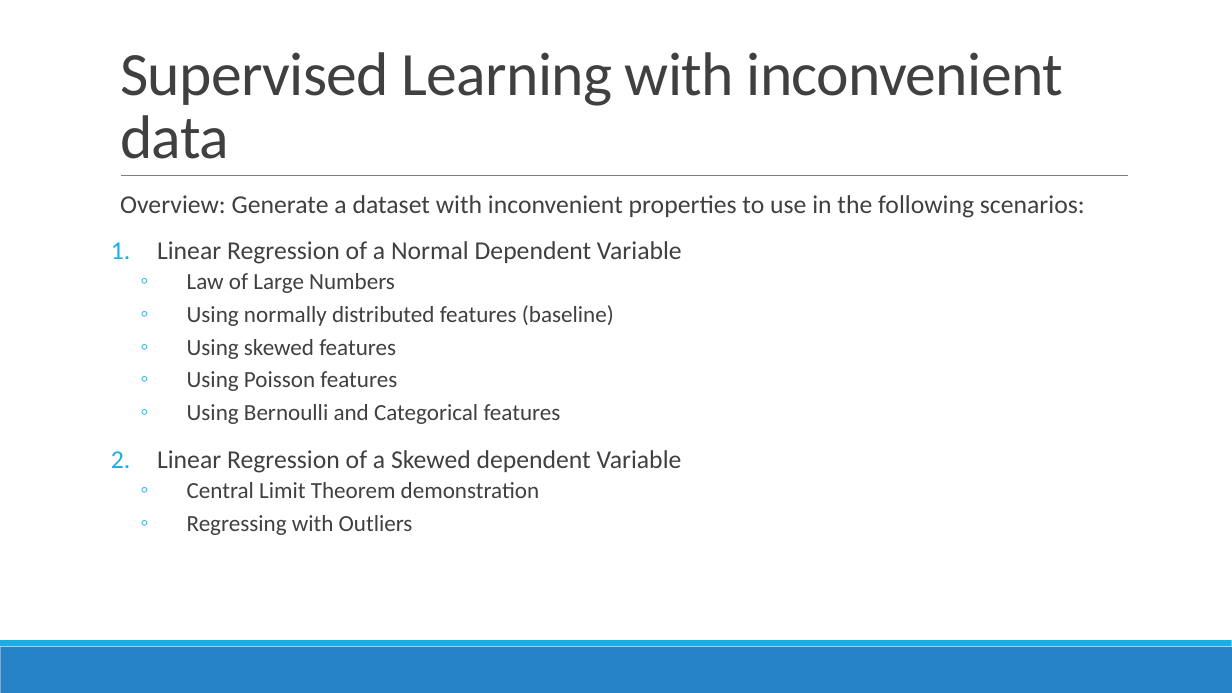
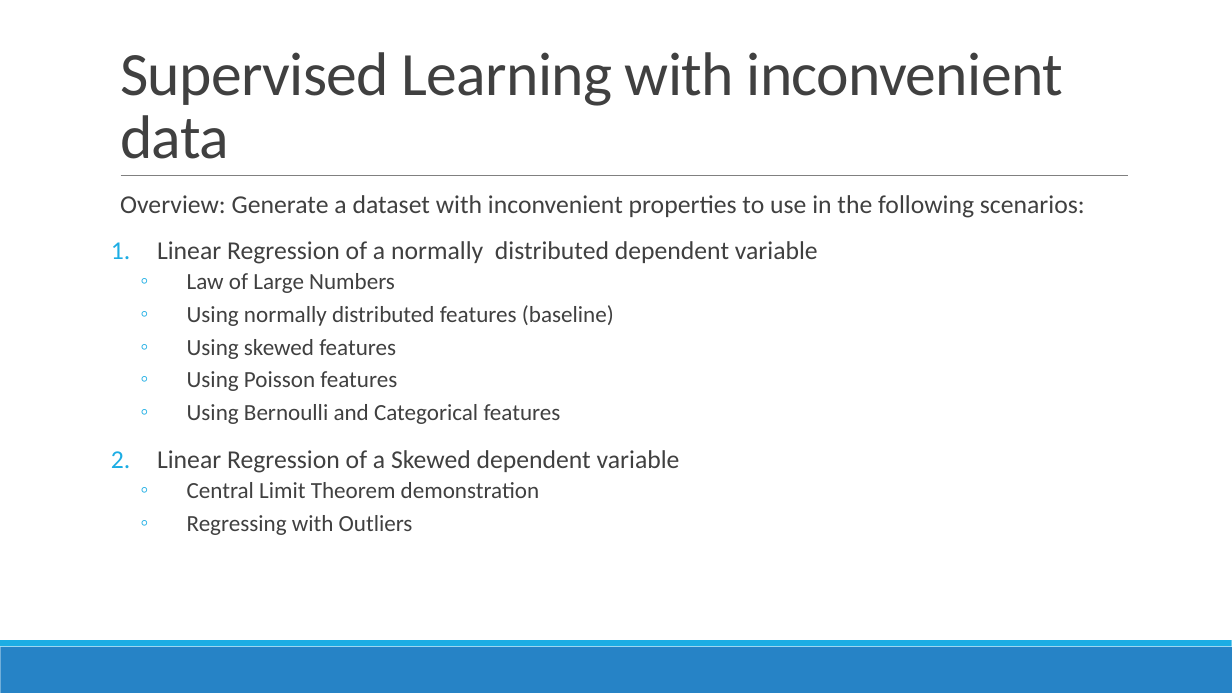
Before and after one commit to conditg/predicting-disruption, a slide deck: slide 6 of Capstone.pptx (slide 4 before the commit). Drawn at 1232x693 pixels with LibreOffice and Linux fonts; fonts in the diff are those of the drawing. Boxes give left, top, right and bottom in pixels: in the first picture for what was removed or moved away, otherwise in the second. Text is boxed around its words. In the diff, an @@ line names an element or a change of style, - is before the commit and + after.

```diff
--- a/Capstone.pptx
+++ b/Capstone.pptx
@@ text at box(157, 241, 818, 264): text changed @@
-1. Linear Regression of a Normal Dependent Variable
+1. Linear Regression of a normally distributed dependent variable
@@ text at box(157, 450, 680, 473): text changed @@
-2. Linear Regression of a Skewed dependent Variable
+2. Linear Regression of a Skewed dependent variable
```
Also in this commit, not shown: 1 other slide changed, 5 slides added, 2 slides removed, 2 other files.
